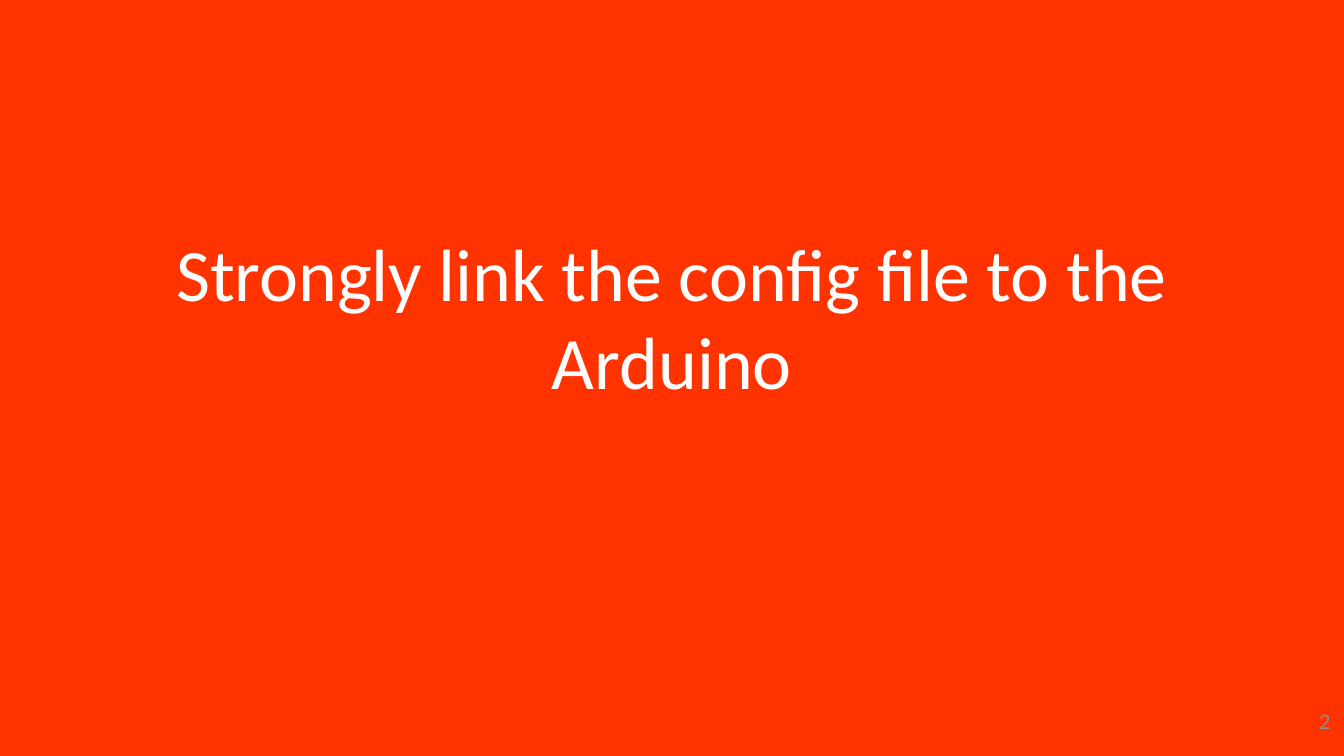
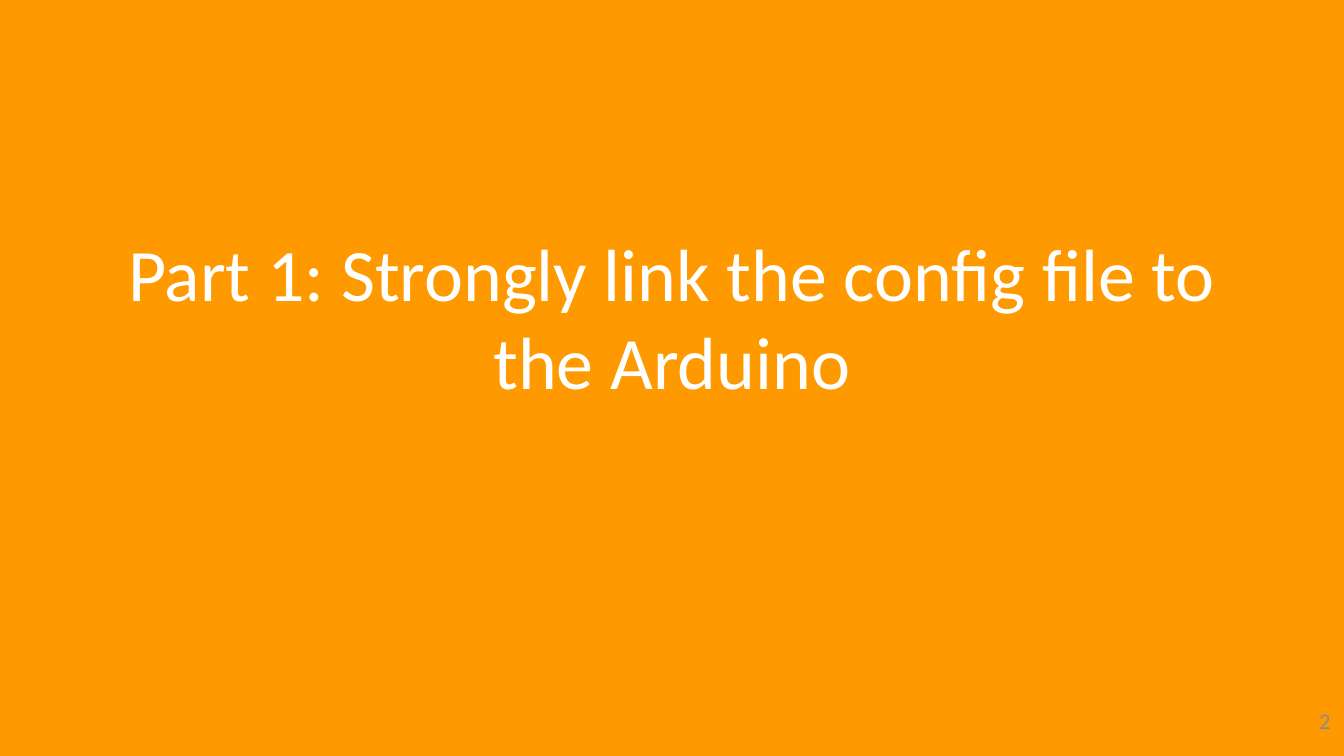
Before and after one commit to hansdejongehv/scratchClient-Tutorials, a slide deck: slide 2 of scratchClientTutorial/UK---English/UK - 4 - scratchCl Expert Tutorial.pptx. Drawn at 1344x756 pixels with LibreOffice and Linux fonts; fonts in the diff are those of the drawing. Boxes give left, top, right and bottom in pixels: in the first picture for what was removed or moved away, otherwise in the second. Text is boxed around its words. In the diff, an @@ line names an element or a change of style, - is before the commit and + after.

```diff
--- a/scratchClientTutorial/UK---English/UK - 4 - scratchCl Expert Tutorial.pptx
+++ b/scratchClientTutorial/UK---English/UK - 4 - scratchCl Expert Tutorial.pptx
@@ background #FF3300 to #FF9900 @@
@@ title at box(128, 249, 1215, 390): text changed @@
-Strongly link the config file to the Arduino
+Part 1: Strongly link the config file to the Arduino
```
Also in this commit, not shown: 12 other slides changed, 1 slide removed, 41 other files.
